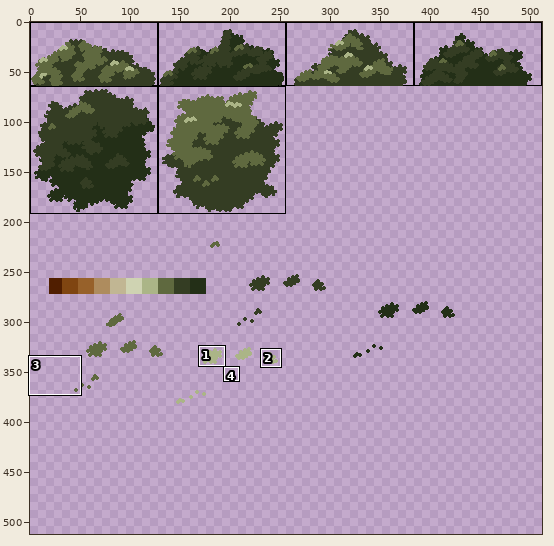
Edited in one commit: pixel-art file (OpenGL/Content/images/test_tileset_3.aseprite). Above, an overview of the earlier version with the close-up marked.
Close-up. Old version:
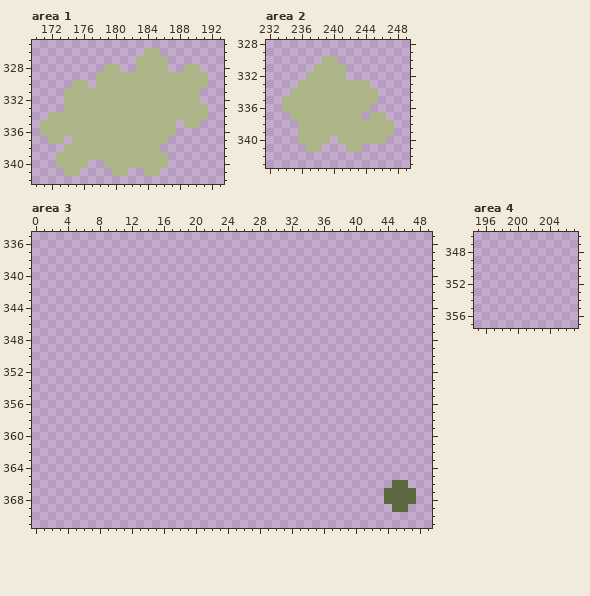
512x512 pixels, 1 frame. Colours within 5 levels of each other are drawn and written as one. Shown: area 1: x 170..193, y 325..342; area 2: x 232..249, y 328..343; area 3: x 0..49, y 335..371; area 4: x 195..207, y 346..357. The commit also changed other parts of the picture, which this record leaves out.
After the commit:
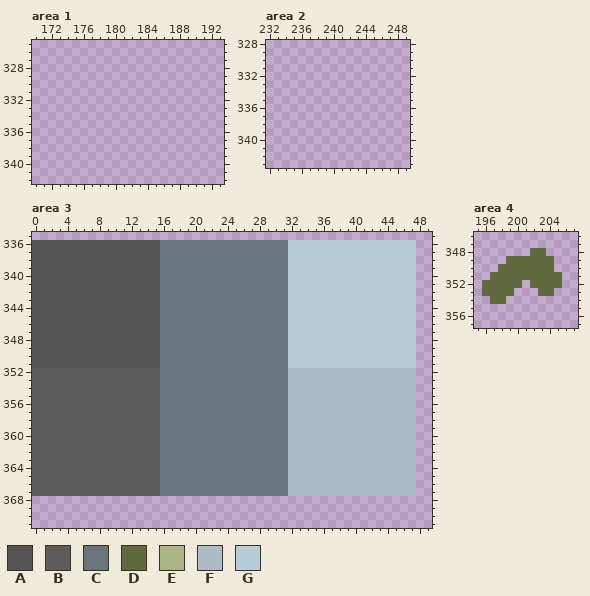
Palette (. is transparent): A #545454  B #5c5c5c  C #69747c  D #5f693f  E #abb587  F #adbcc7  G #b8cbd9
From old to new:
Area 1, layer "Layer 2":
y 326: x 184..185 EE -> ..
y 327: x 183..186 EEEE -> ....
y 328: x 179..180 EE -> ..; x 183..186 EEEE -> ....; x 189..190 EE -> ..
y 329: x 178..191 EEEEEEEEEEEEEE -> ..............
y 330: x 175..176 EE -> ..; x 178..191 EEEEEEEEEEEEEE -> ..............
y 331..332: x 174..190 EEEEEEEEEEEEEEEEE -> .................
y 333: x 174..191 EEEEEEEEEEEEEEEEEE -> ..................
y 334: x 172..191 EEEEEEEEEEEEEEEEEEEE -> ....................
y 335: x 171..187 EEEEEEEEEEEEEEEEE -> .................; x 189..190 EE -> ..
y 336: x 171..187 EEEEEEEEEEEEEEEEE -> .................
y 337: x 172..173 EE -> ..; x 175..186 EEEEEEEEEEEE -> ............
y 338: x 174..185 EEEEEEEEEEEE -> ............
y 339: x 173..186 EEEEEEEEEEEEEE -> ..............
y 340: x 173..176 EEEE -> ....; x 179..186 EEEEEEEE -> ........
y 341: x 174..175 EE -> ..; x 180..181 EE -> ..; x 184..185 EE -> ..
Area 2, layer "Layer 2":
y 330: x 239..240 EE -> ..
y 331: x 238..241 EEEE -> ....
y 332: x 237..241 EEEEE -> .....
y 333: x 236..244 EEEEEEEEE -> .........
y 334: x 235..245 EEEEEEEEEEE -> ...........
y 335: x 234..245 EEEEEEEEEEEE -> ............
y 336: x 234..244 EEEEEEEEEEE -> ...........
y 337: x 235..243 EEEEEEEEE -> .........; x 245..246 EE -> ..
y 338..339: x 236..247 EEEEEEEEEEEE -> ............
y 340: x 236..239 EEEE -> ....; x 241..246 EEEEEE -> ......
y 341: x 237..238 EE -> ..; x 242..243 EE -> ..
Area 3, layer "Layer 2":
y 336..351: x 0..47 ................................................ -> AAAAAAAAAAAAAAAACCCCCCCCCCCCCCCCGGGGGGGGGGGGGGGG
y 352..365: x 0..47 ................................................ -> BBBBBBBBBBBBBBBBCCCCCCCCCCCCCCCCFFFFFFFFFFFFFFFF
y 366: x 0..47 .............................................DD. -> BBBBBBBBBBBBBBBBCCCCCCCCCCCCCCCCFFFFFFFFFFFFFFFF
y 367: x 0..47 ............................................DDDD -> BBBBBBBBBBBBBBBBCCCCCCCCCCCCCCCCFFFFFFFFFFFFFFFF
y 368: x 44..47 DDDD -> ....
y 369: x 45..46 DD -> ..
Area 4, layer "Layer 2":
y 348: x 202..203 .. -> DD
y 349: x 199..204 ...... -> DDDDDD
y 350: x 198..204 ....... -> DDDDDDD
y 351: x 197..205 ......... -> DDDDDDDDD
y 352: x 196..200 ..... -> DDDDD; x 202..205 .... -> DDDD
y 353: x 196..199 .... -> DDDD; x 203..204 .. -> DD
y 354: x 197..198 .. -> DD
